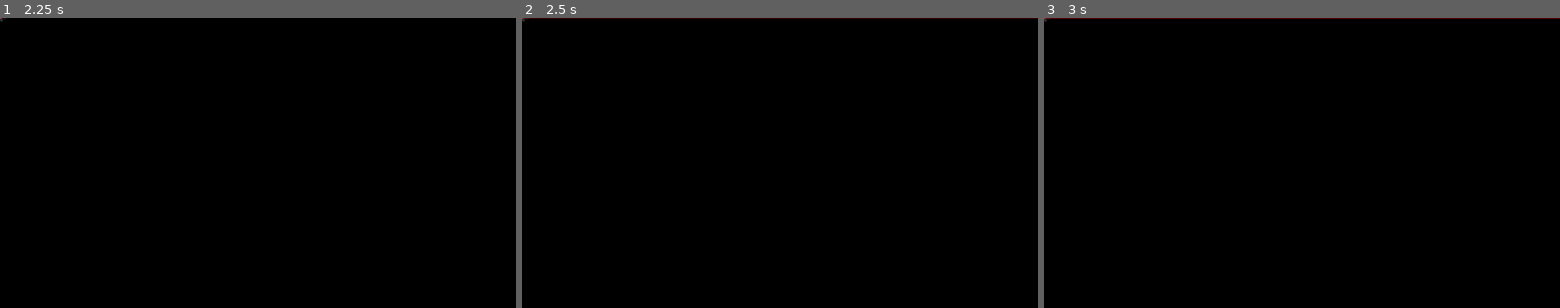
Above: before the commit, frames 1-3 (left to right).
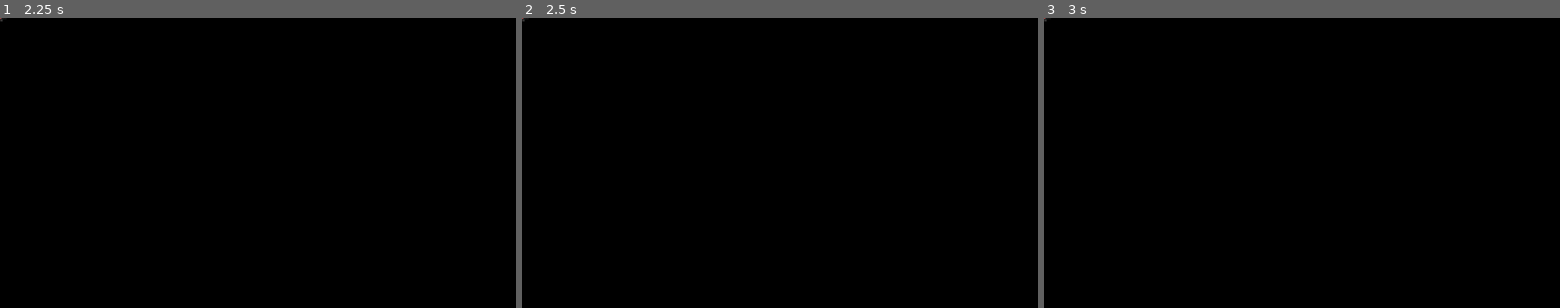
Above: after the commit, the same moments.

Repository: friedev/terminated
Game: Godot game, scene res://scenes/enemies/laser_enemy.tscn
Same seed, same stepped clock (60 frames per second), same inputs: the game is played once before the commit and once after it. This scene is started directly instead of the project's main scene. Sound files missing from this copy of the repository are replaced by a short silence.
Inputs (mouse positions are in pixels of both pictures, inside the frame that each line leads up to):
- Up to frame 1 (2.25 s): tap Enter at 0.5 s; move the mouse to (371, 148) at 0.52 s; hold Right (right) 0.53-1.28 s; hold F (fps) 0.53-1.28 s; tap R (restart) at 1.25, 2 s; move the mouse to (154, 177) at 1.27 s; hold Down (down) 1.28-2.03 s; click (154, 177) at 1.35 s; move the mouse to (309, 99) at 2.02 s; hold Right (right) from 2.03 s (still down); hold Right mouse button (shoot2) from 2.03 s (still down)
- Up to frame 2 (2.5 s): keep holding Right (right); keep holding Right mouse button (shoot2)
- Up to frame 3 (3 s): tap R (restart) at 2.75 s; move the mouse to (1276, 221) at 2.77 s; release Right (right) at 2.78 s; release Right mouse button (shoot2) at 2.78 s; hold Up (up) from 2.78 s (still down); tap F (fps) at 2.85 s

Frame 1 is identical in both runs. In frame 2, 0.2% of the frame differs, in the area x 0-100%, y 0-1%; in frame 3, 0.4%.
Error in both runs: Invalid access to property or key 'global_position' on a base object of type 'Nil'. (res://scenes/enemies/laser_enemy.gd:29)

Commit message:
Use signal bus to spawn nodes

Diff:
--- a/project.godot
+++ b/project.godot
@@ -20,6 +20,7 @@
 
 Flock="*res://scenes/flock.gd"
 Globals="*res://scenes/globals.gd"
+SignalBus="*res://scenes/signal_bus.gd"
 
 [debug]
 
--- a/scenes/enemies/laser_enemy.gd
+++ b/scenes/enemies/laser_enemy.gd
@@ -67,7 +67,7 @@
 	self.shapecast.clear_exceptions()
 
 	var laser_beam: LaserBeam = self.LASER_BEAM_SCENE.instantiate()
-	self.add_sibling(laser_beam)
+	SignalBus.node_spawned.emit(laser_beam)
 	laser_beam.add_point(laser_start)
 	laser_beam.add_point(laser_end)
 	laser_beam.default_color = self.laser_shot_color
@@ -89,7 +89,7 @@
 	var laser_beam: LaserBeam = self.LASER_BEAM_SCENE.instantiate()
 	laser_beam.reverse = true
 	laser_beam.duration = self.cooldown_timer.time_left
-	self.add_sibling(laser_beam)
+	SignalBus.node_spawned.emit(laser_beam)
 	laser_beam.add_point(laser_start)
 	laser_beam.add_point(laser_end)
 	laser_beam.default_color = self.laser_charge_color
--- a/scenes/enemy.gd
+++ b/scenes/enemy.gd
@@ -87,11 +87,11 @@
 func die() -> void:
 	var death_effect: DeathEffect = self.death_effect_scene.instantiate()
 	death_effect.global_position = self.global_position
-	self.add_sibling(death_effect)
+	SignalBus.node_spawned.emit(death_effect)
 
 	var debris: Node2D = self.debris_scene.instantiate()
 	debris.global_position = self.global_position
 	debris.rotation = randf() * (2 * PI)
-	self.add_sibling(debris)
+	SignalBus.node_spawned.emit(debris)
 
 	self.queue_free()
--- a/scenes/main.gd
+++ b/scenes/main.gd
@@ -86,6 +86,8 @@
 		"Expected wall and floor tile sizes to match"
 	)
 
+	SignalBus.node_spawned.connect(self._on_node_spawned)
+
 	self.player.visible = false
 	self.player.set_process(false)
 	self.player.set_physics_process(false)
@@ -210,3 +212,7 @@
 		)
 
 	self.spawn_timer.start()
+
+
+func _on_node_spawned(node: Node) -> void:
+	self.add_child(node)
--- /dev/null
+++ b/scenes/signal_bus.gd
@@ -0,0 +1,3 @@
+extends Node
+
+signal node_spawned(node: Node)
--- a/scenes/weapons/laser.gd
+++ b/scenes/weapons/laser.gd
@@ -44,7 +44,7 @@
 	self.shapecast.clear_exceptions()
 
 	var laser_beam: LaserBeam = self.LASER_BEAM_SCENE.instantiate()
-	self.wielder.add_sibling(laser_beam)
+	SignalBus.node_spawned.emit(laser_beam)
 	laser_beam.add_point(laser_start)
 	laser_beam.add_point(laser_end)
 	laser_beam.default_color = self.color
Not shown, added: scenes/signal_bus.gd.uid
